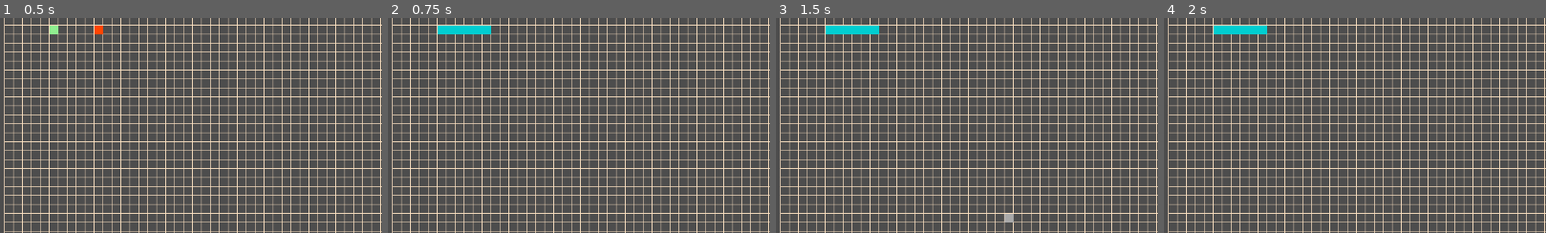
Above: before the commit, frames 1-4 (left to right).
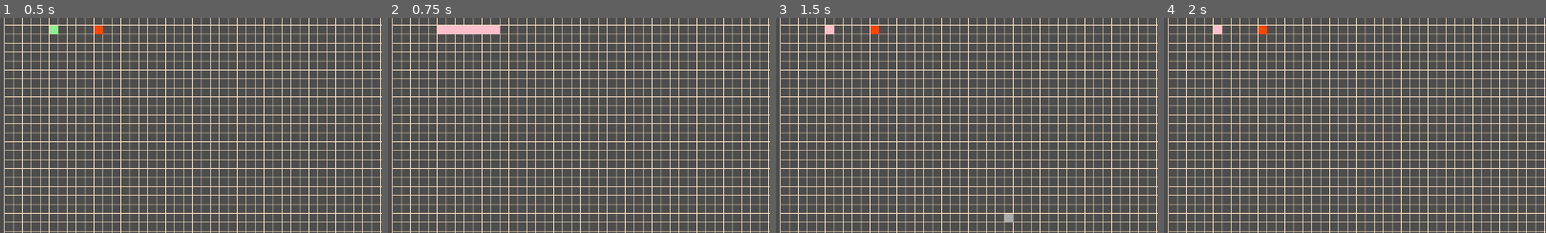
Above: after the commit, the same moments.

Repository: 12xsunx12/a--visualizer
Game: Godot game, scene res://Scenes/main.tscn
Two runs of this game, one before a commit and one after it. Both use one fixed random seed, a clock stepped at 60 frames per second and the inputs below.
Inputs (mouse positions are % of the whole screen's width and height, from its top left):
- Up to frame 1 (0.5 s): no input
- Up to frame 2 (0.75 s): tap Enter (ui_accept) at 0.5 s; move the mouse to (72, 45) at 0.52 s; tap E (press_e) at 0.6 s; click (72, 45) at 0.67 s
- Up to frame 3 (1.5 s): tap Enter (ui_accept) at 0.77, 1.25 s; move the mouse to (30, 55) at 1.27 s; tap E (press_e) at 1.35 s; click (30, 55) at 1.42 s
- Up to frame 4 (2 s): tap Enter (ui_accept) at 1.52 s
The pictures show only the part of the screen within x 0-50%, y 9-59%; the shares and areas given below are measured in that part.

Frame 1 is identical in both runs. In frame 2, 0.7% of the frame differs, in the area x 13-30%, y 3-8%; in frame 3, 0.6%; in frame 4, 0.6%.

Commit message:
animating tom's code
IT'S DONE! AND ANIMATED!

Diff:
--- a/Scenes/astar3.gd
+++ b/Scenes/astar3.gd
@@ -10,10 +10,12 @@
 # // - - - - - - - - - - - - - - - - - - - - - - - - -
 var start_node: Nod = Nod.new(Global.start_pos, null) 	# node where A* begins
 var end_node: Nod = Nod.new(Global.end_pos, null) 		# the goal node
-var curr_node: Nod = null 								# popped node being evald
-var pri_que: Array 						# the priority que
+var curr_node: Nod = start_node 						# popped node being evald
+var pri_que: Array 										# the priority que
 var path: Array = [] 									# the constructed shortest path
 var max_evaluations = 15000 							# if astar can't find end in 5000 searches, throw error
+@export var timer: Timer
+var counter: int = 0
 
 # // - - - - - - - - - - - - - - - - - - - - - - - - -
 func _process(delta):
@@ -23,8 +25,10 @@
 		start_node.pos = Global.start_pos 		# node where A* begins
 		end_node.pos = Global.end_pos 			# the goal node
 		pri_que = [start_node]
+		path.push_front(start_node)
+		timer.start(Global.time)
 		astar()
-		_draw()
+	_draw()
 
 # // - - - - - - - - - - - - - - - - - - - - - - - - -
 func _get_adj_nodes(node: Nod) -> void:
@@ -92,36 +96,40 @@
 	pri_que.push_front(node)
 
 # // - - - - - - - - - - - - - - - - - - - - - - - - -
-func _draw_path():
-	for node in path:
+func _draw_que():
+	for node in pri_que:
 		draw_rect(Rect2(node.pos * Global.cell_size, Global.cell_size), Color.DARK_TURQUOISE)
 	queue_redraw()
 
 # // - - - - - - - - - - - - - - - - - - - - - - - - -
+func _draw_path():
+	for node in path:
+		draw_rect(Rect2(node.pos * Global.cell_size, Global.cell_size), Color.PINK)
+	queue_redraw()
+
+# // - - - - - - - - - - - - - - - - - - - - - - - - -
 func _draw():
+	_draw_que()
 	_draw_path()
 
 # // - - - - - - - - - - - - - - - - - - - - - - - - -
 func astar() -> void:
-	var counter = 0
-	path.push_front(start_node)
-	while pri_que: # for every node in the que
-		curr_node = pri_que.pop_front() # obtain first node in que and remove
+	if counter >= max_evaluations:
+		pri_que.clear()
+		print("\n\n~ - ~ Error ~ - ~\n" + "max evals exceeded, could not find end after " + str(max_evaluations) + " searches")
+		return
 
-		if curr_node.pos == end_node.pos: # if obtained node is the end node, return
-			pri_que.clear() # clean the array of left over nodes
-			return
-		elif counter >= max_evaluations:
-			pri_que.clear()
-			print("\n\n~ - ~ Error ~ - ~\n" + "max evals exceeded, could not find end after " + str(max_evaluations) + " searches")
-			break
-		else:
-			curr_node.calculate() # calculate g, h, & f
-			_get_adj_nodes(curr_node) # explore adjacent nodes
-			_place_lowest_f_at_front() # find lowest f node, and place at front of que
-			path.append(pri_que.front()) # append the chosen node
-			# debug_print_f()
-			counter += 1
+	if curr_node.pos == end_node.pos: # if obtained node is the end node, return
+		pri_que.clear() # clean the array of left over nodes
+		return
+
+	curr_node = pri_que.pop_front() # obtain first node in que and remove
+	curr_node.calculate() # calculate g, h, & f
+	_get_adj_nodes(curr_node) # explore adjacent nodes
+	_place_lowest_f_at_front() # find lowest f node, and place at front of que
+	path.append(pri_que.front()) # append the chosen node
+	# debug_print_f()
+	counter += 1
 
 # // - - - - - - - - - - - - - - - - - - - - - - - - -
 func print_path():
--- a/Scenes/global.gd
+++ b/Scenes/global.gd
@@ -4,3 +4,4 @@
 var end_pos 	= Vector2i(10,5)
 var cell_size 	= Vector2i(15,15) # the size of the actual boxes in the grid
 var grid = AStarGrid2D.new()
+var time: float = 0.005
--- a/Scenes/main.tscn
+++ b/Scenes/main.tscn
@@ -9,5 +9,10 @@
 [node name="Grid" type="Node2D" parent="."]
 script = ExtResource("1_gi6l4")
 
-[node name="Astar" type="Node2D" parent="."]
+[node name="Astar" type="Node2D" parent="." node_paths=PackedStringArray("timer")]
 script = ExtResource("2_euqek")
+timer = NodePath("Timer")
+
+[node name="Timer" type="Timer" parent="Astar"]
+
+[connection signal="timeout" from="Astar/Timer" to="Astar" method="astar"]
